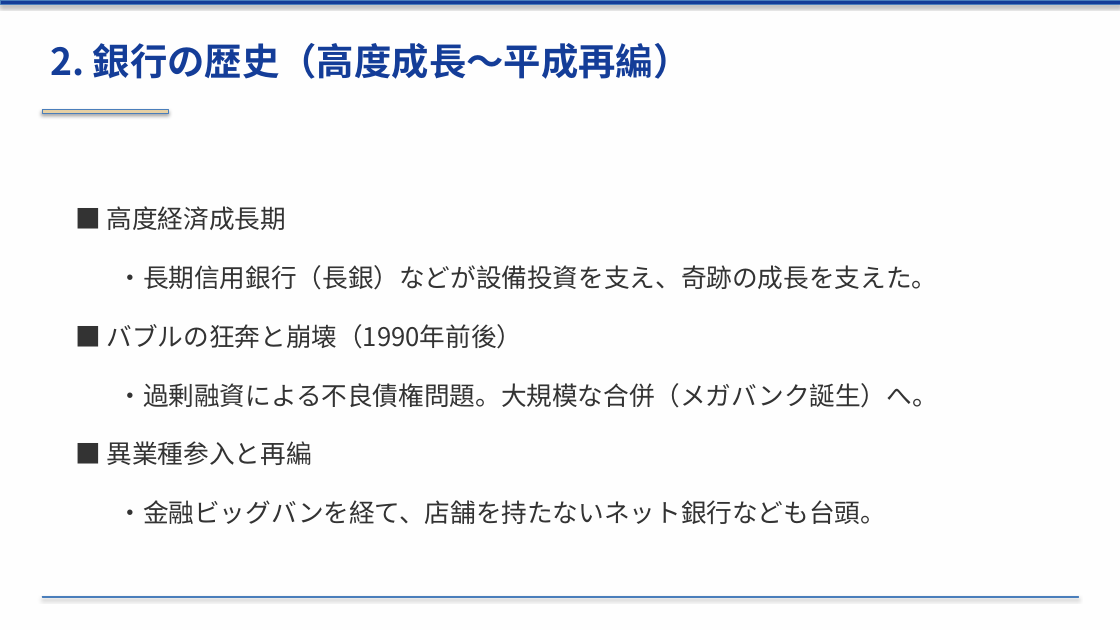
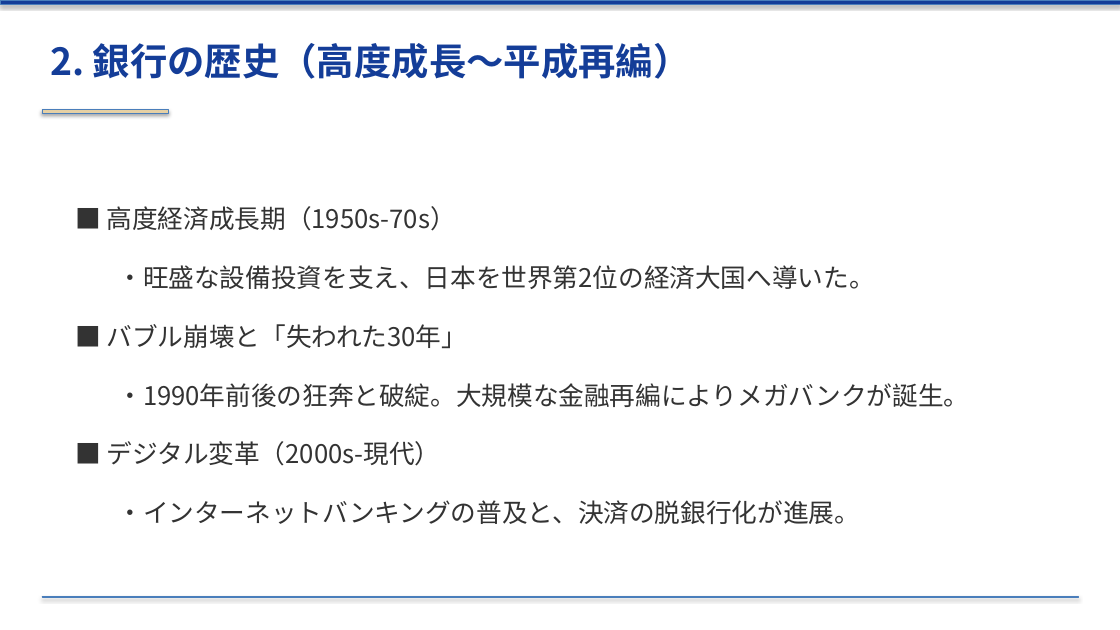
Before and after one commit to xilicrysta/bank-pptx, a slide deck: slide 8 of bank_industry_presentation.pptx. Drawn at 1120x630 pixels with LibreOffice and Linux fonts; fonts in the diff are those of the drawing. Boxes give left, top, right and bottom in pixels: in the first picture for what was removed or moved away, otherwise in the second. Text is boxed around its words. In the diff, an @@ line names an element or a change of style, - is before the commit and + after.

```diff
--- a/bank_industry_presentation.pptx
+++ b/bank_industry_presentation.pptx
@@ background #FEFEFE to #FFFFFF @@
@@ text at [107, 206, 969, 524]: text changed @@
-■ 高度経済成長期
-  ・長期信用銀行（長銀）などが設備投資を支え、奇跡の成長を支えた。
-■ バブルの狂奔と崩壊（1990年前後）
-  ・過剰融資による不良債権問題。大規模な合併（メガバンク誕生）へ。
-■ 異業種参入と再編
-  ・金融ビッグバンを経て、店舗を持たないネット銀行なども台頭。
+■ 高度経済成長期（1950s-70s）
+  ・旺盛な設備投資を支え、日本を世界第2位の経済大国へ導いた。
+■ バブル崩壊と「失われた30年」
+  ・1990年前後の狂奔と破綻。大規模な金融再編によりメガバンクが誕生。
+■ デジタル変革（2000s-現代）
+  ・インターネットバンキングの普及と、決済の脱銀行化が進展。
```
Also in this commit, not shown: 19 other slides changed, 2 other files.
